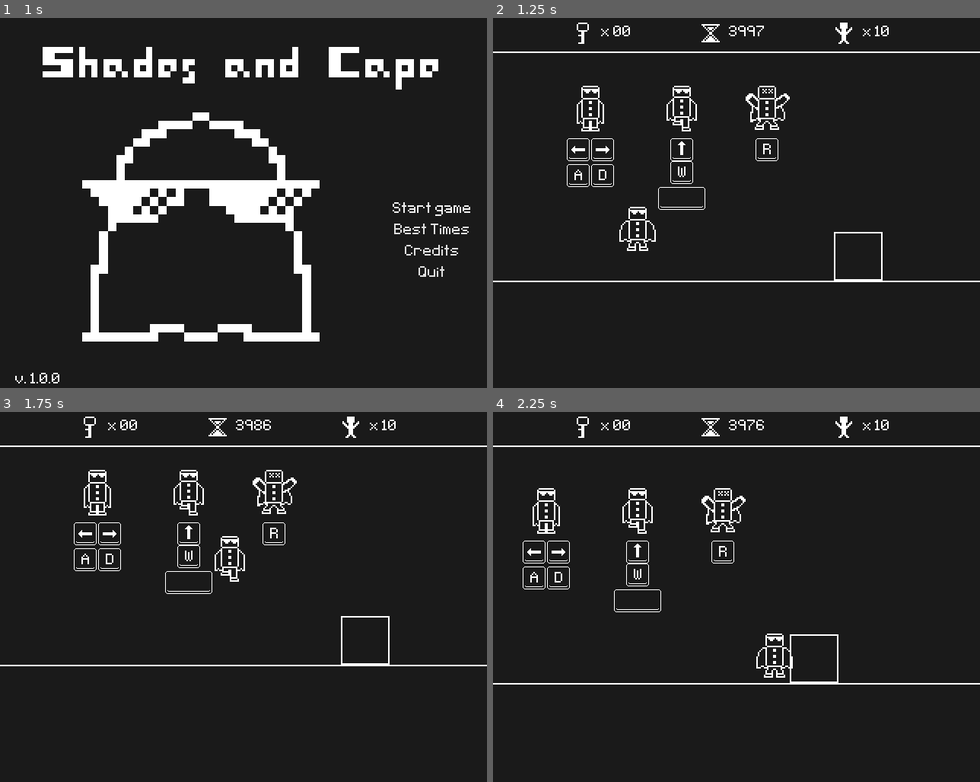
Above: before the commit, frames 1-4 (two rows, left to right).
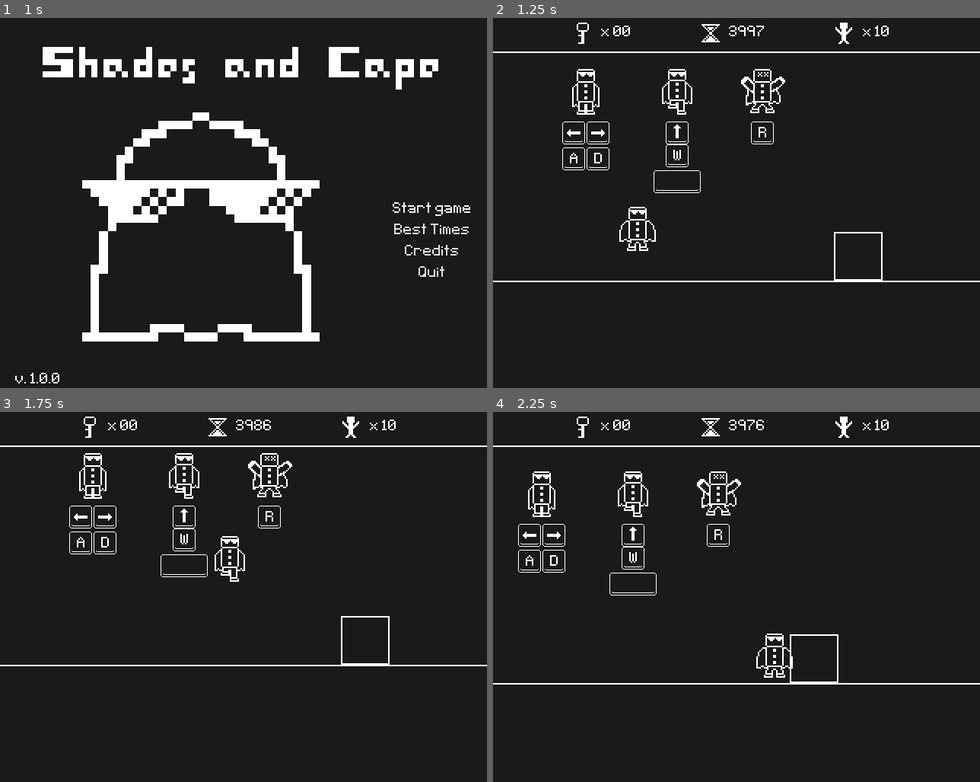
Above: after the commit, the same moments.

Repository: Kiel97/bialjam2019
Game: Godot game, scene res://Menu/MainMenu.tscn
The game is run twice, just before and just after one commit, with the same random seed, the same clock (stepped at 60 frames per second) and the same inputs. Sound files missing from this copy of the repository are replaced by a short silence.
Inputs:
- Up to frame 1 (1 s): click "Start game" at 0.5 s
- Up to frame 2 (1.25 s): no input
- Up to frame 3 (1.75 s): hold Right (move_right) from 1.28 s (still down); tap Up (jump) at 1.52 s
- Up to frame 4 (2.25 s): keep holding Right (move_right)

Frame 1 is identical in both runs. In frame 2, 2.2% of the frame differs, in the area x 14-61%, y 13-52%; in frame 3, 2.2%; in frame 4, 2.2%.

Commit message:
Extracted HelpSection as separate scene

Diff:
--- /dev/null
+++ b/Bialjam2019/Help Sprites/HelpSection.tscn
@@ -0,0 +1,82 @@
+[gd_scene load_steps=10 format=2]
+
+[ext_resource path="res://Help Sprites/a_key.png" type="Texture" id=1]
+[ext_resource path="res://Help Sprites/d_key.png" type="Texture" id=2]
+[ext_resource path="res://Help Sprites/left_key.png" type="Texture" id=3]
+[ext_resource path="res://Help Sprites/right_key.png" type="Texture" id=4]
+[ext_resource path="res://Hero/Hero.png" type="Texture" id=5]
+[ext_resource path="res://Help Sprites/space_key.png" type="Texture" id=6]
+[ext_resource path="res://Help Sprites/w_key.png" type="Texture" id=7]
+[ext_resource path="res://Help Sprites/up_key.png" type="Texture" id=8]
+[ext_resource path="res://Help Sprites/r_key.png" type="Texture" id=9]
+
+[node name="HelpSection" type="Node2D"]
+
+[node name="MoveHelp" type="Node2D" parent="."]
+editor/display_folded = true
+position = Vector2( -60, 0 )
+
+[node name="Key_A" type="Sprite" parent="MoveHelp"]
+position = Vector2( -8, 28 )
+scale = Vector2( 0.5, 0.5 )
+texture = ExtResource( 1 )
+
+[node name="Key_D" type="Sprite" parent="MoveHelp"]
+position = Vector2( 8, 28 )
+scale = Vector2( 0.5, 0.5 )
+texture = ExtResource( 2 )
+
+[node name="Key_Left" type="Sprite" parent="MoveHelp"]
+position = Vector2( -8, 11 )
+scale = Vector2( 0.5, 0.5 )
+texture = ExtResource( 3 )
+
+[node name="Key_Right" type="Sprite" parent="MoveHelp"]
+position = Vector2( 8, 11 )
+scale = Vector2( 0.5, 0.5 )
+texture = ExtResource( 4 )
+
+[node name="Sprite_Run" type="Sprite" parent="MoveHelp"]
+position = Vector2( 0, -16 )
+texture = ExtResource( 5 )
+region_enabled = true
+region_rect = Rect2( 0, 0, 32, 32 )
+
+[node name="JumpHelp" type="Node2D" parent="."]
+editor/display_folded = true
+
+[node name="Key_Space" type="Sprite" parent="JumpHelp"]
+position = Vector2( 0, 43 )
+scale = Vector2( 0.5, 0.5 )
+texture = ExtResource( 6 )
+
+[node name="Key_W" type="Sprite" parent="JumpHelp"]
+position = Vector2( 0, 26 )
+scale = Vector2( 0.5, 0.5 )
+texture = ExtResource( 7 )
+
+[node name="Key_Up" type="Sprite" parent="JumpHelp"]
+position = Vector2( 0, 11 )
+scale = Vector2( 0.5, 0.5 )
+texture = ExtResource( 8 )
+
+[node name="Jump_Run" type="Sprite" parent="JumpHelp"]
+position = Vector2( 0, -16 )
+texture = ExtResource( 5 )
+region_enabled = true
+region_rect = Rect2( 32, 0, 32, 32 )
+
+[node name="RetryHelp" type="Node2D" parent="."]
+editor/display_folded = true
+position = Vector2( 56, 0 )
+
+[node name="Key_Up" type="Sprite" parent="RetryHelp"]
+position = Vector2( 0, 11 )
+scale = Vector2( 0.5, 0.5 )
+texture = ExtResource( 9 )
+
+[node name="Jump_Run" type="Sprite" parent="RetryHelp"]
+position = Vector2( 0, -16 )
+texture = ExtResource( 5 )
+region_enabled = true
+region_rect = Rect2( 96, 0, 32, 32 )
--- a/Bialjam2019/Levels/Level.tscn
+++ b/Bialjam2019/Levels/Level.tscn
@@ -1,21 +1,13 @@
-[gd_scene load_steps=17 format=2]
+[gd_scene load_steps=9 format=2]
 
 [ext_resource path="res://Levels/Level_example.gd" type="Script" id=1]
 [ext_resource path="res://B&W Simple Tileset/B&WTileset.tres" type="TileSet" id=2]
-[ext_resource path="res://Help Sprites/a_key.png" type="Texture" id=3]
-[ext_resource path="res://Help Sprites/d_key.png" type="Texture" id=4]
-[ext_resource path="res://Help Sprites/left_key.png" type="Texture" id=5]
-[ext_resource path="res://Help Sprites/right_key.png" type="Texture" id=6]
-[ext_resource path="res://Hero/Hero.png" type="Texture" id=7]
-[ext_resource path="res://Help Sprites/space_key.png" type="Texture" id=8]
-[ext_resource path="res://Help Sprites/w_key.png" type="Texture" id=9]
-[ext_resource path="res://Help Sprites/up_key.png" type="Texture" id=10]
-[ext_resource path="res://Help Sprites/r_key.png" type="Texture" id=11]
-[ext_resource path="res://Gate/Gate.tscn" type="PackedScene" id=12]
-[ext_resource path="res://Key/Key.tscn" type="PackedScene" id=13]
-[ext_resource path="res://Cage/Cage.tscn" type="PackedScene" id=14]
-[ext_resource path="res://Hero/Hero.tscn" type="PackedScene" id=15]
-[ext_resource path="res://Music/game.ogg" type="AudioStream" id=16]
+[ext_resource path="res://Help Sprites/HelpSection.tscn" type="PackedScene" id=3]
+[ext_resource path="res://Gate/Gate.tscn" type="PackedScene" id=4]
+[ext_resource path="res://Key/Key.tscn" type="PackedScene" id=5]
+[ext_resource path="res://Cage/Cage.tscn" type="PackedScene" id=6]
+[ext_resource path="res://Hero/Hero.tscn" type="PackedScene" id=7]
+[ext_resource path="res://Music/game.ogg" type="AudioStream" id=8]
 
 [node name="Level" type="Node2D"]
 position = Vector2( 0, -3 )
@@ -36,87 +28,18 @@
 format = 1
 tile_data = PoolIntArray( -65503, 0, 0, -65502, 0, 2, 33, 0, 65541, 34, 0, 65539, 98, 0, 0, 99, 0, 1, 100, 0, 1, 101, 0 …(18434 unchanged characters)…
 
-[node name="HelpSection" type="Node2D" parent="."]
-position = Vector2( 124, 511 )
-
-[node name="MoveHelp" type="Node2D" parent="HelpSection"]
-editor/display_folded = true
-position = Vector2( -60, 0 )
-
-[node name="Key_A" type="Sprite" parent="HelpSection/MoveHelp"]
-position = Vector2( -8, 28 )
-scale = Vector2( 0.5, 0.5 )
-texture = ExtResource( 3 )
-
-[node name="Key_D" type="Sprite" parent="HelpSection/MoveHelp"]
-position = Vector2( 8, 28 )
-scale = Vector2( 0.5, 0.5 )
-texture = ExtResource( 4 )
-
-[node name="Key_Left" type="Sprite" parent="HelpSection/MoveHelp"]
-position = Vector2( -8, 11 )
-scale = Vector2( 0.5, 0.5 )
-texture = ExtResource( 5 )
-
-[node name="Key_Right" type="Sprite" parent="HelpSection/MoveHelp"]
-position = Vector2( 8, 11 )
-scale = Vector2( 0.5, 0.5 )
-texture = ExtResource( 6 )
-
-[node name="Sprite_Run" type="Sprite" parent="HelpSection/MoveHelp"]
-position = Vector2( 0, -16 )
-texture = ExtResource( 7 )
-region_enabled = true
-region_rect = Rect2( 0, 0, 32, 32 )
-
-[node name="JumpHelp" type="Node2D" parent="HelpSection"]
-editor/display_folded = true
-
-[node name="Key_Space" type="Sprite" parent="HelpSection/JumpHelp"]
-position = Vector2( 0, 43 )
-scale = Vector2( 0.5, 0.5 )
-texture = ExtResource( 8 )
-
-[node name="Key_W" type="Sprite" parent="HelpSection/JumpHelp"]
-position = Vector2( 0, 26 )
-scale = Vector2( 0.5, 0.5 )
-texture = ExtResource( 9 )
-
-[node name="Key_Up" type="Sprite" parent="HelpSection/JumpHelp"]
-position = Vector2( 0, 11 )
-scale = Vector2( 0.5, 0.5 )
-texture = ExtResource( 10 )
-
-[node name="Jump_Run" type="Sprite" parent="HelpSection/JumpHelp"]
-position = Vector2( 0, -16 )
-texture = ExtResource( 7 )
-region_enabled = true
-region_rect = Rect2( 32, 0, 32, 32 )
-
-[node name="RetryHelp" type="Node2D" parent="HelpSection"]
-editor/display_folded = true
-position = Vector2( 56, 0 )
-
-[node name="Key_Up" type="Sprite" parent="HelpSection/RetryHelp"]
-position = Vector2( 0, 11 )
-scale = Vector2( 0.5, 0.5 )
-texture = ExtResource( 11 )
-
-[node name="Jump_Run" type="Sprite" parent="HelpSection/RetryHelp"]
-position = Vector2( 0, -16 )
-texture = ExtResource( 7 )
-region_enabled = true
-region_rect = Rect2( 96, 0, 32, 32 )
+[node name="HelpSection" parent="." instance=ExtResource( 3 )]
+position = Vector2( 121, 500 )
 
 [node name="Gates" type="Node" parent="."]
 
-[node name="Gate" parent="Gates" instance=ExtResource( 12 )]
+[node name="Gate" parent="Gates" instance=ExtResource( 4 )]
 position = Vector2( 1968, 781 )
 
-[node name="Gate2" parent="Gates" instance=ExtResource( 12 )]
+[node name="Gate2" parent="Gates" instance=ExtResource( 4 )]
 position = Vector2( 3024, 237 )
 
-[node name="Gate3" parent="Gates" instance=ExtResource( 12 )]
+[node name="Gate3" parent="Gates" instance=ExtResource( 4 )]
 position = Vector2( 2224, 269 )
 
 [node name="Collectibles" type="Node" parent="."]
Not shown: 1 places in Bialjam2019/Levels/Level.tscn that only renumber resources
